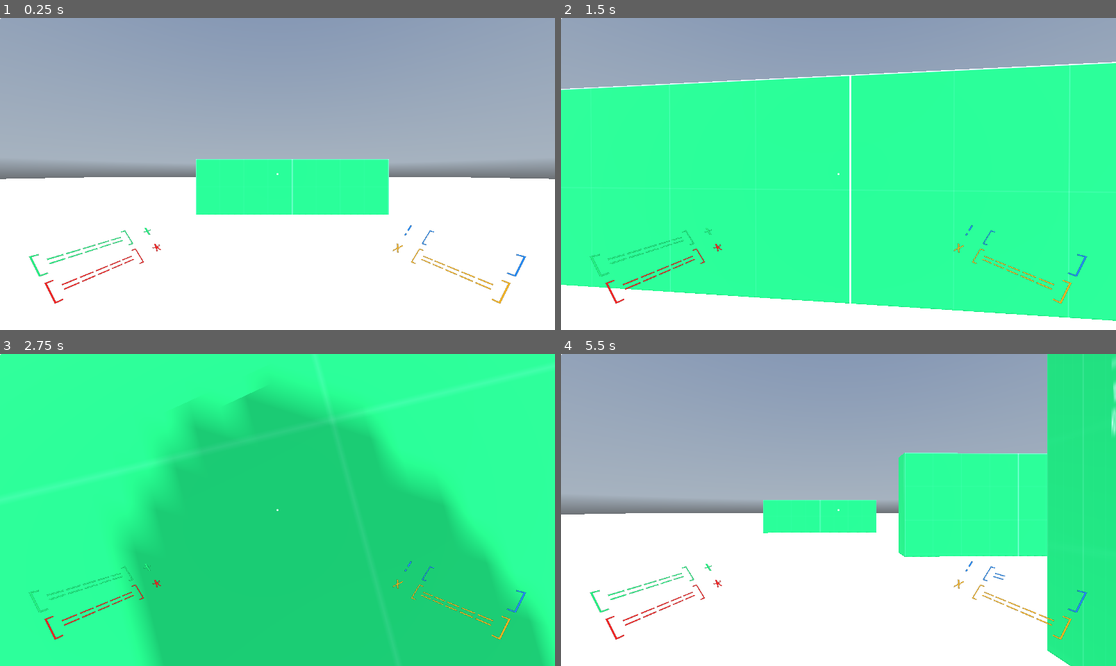
Above: before the commit, frames 1-4 (two rows, left to right).
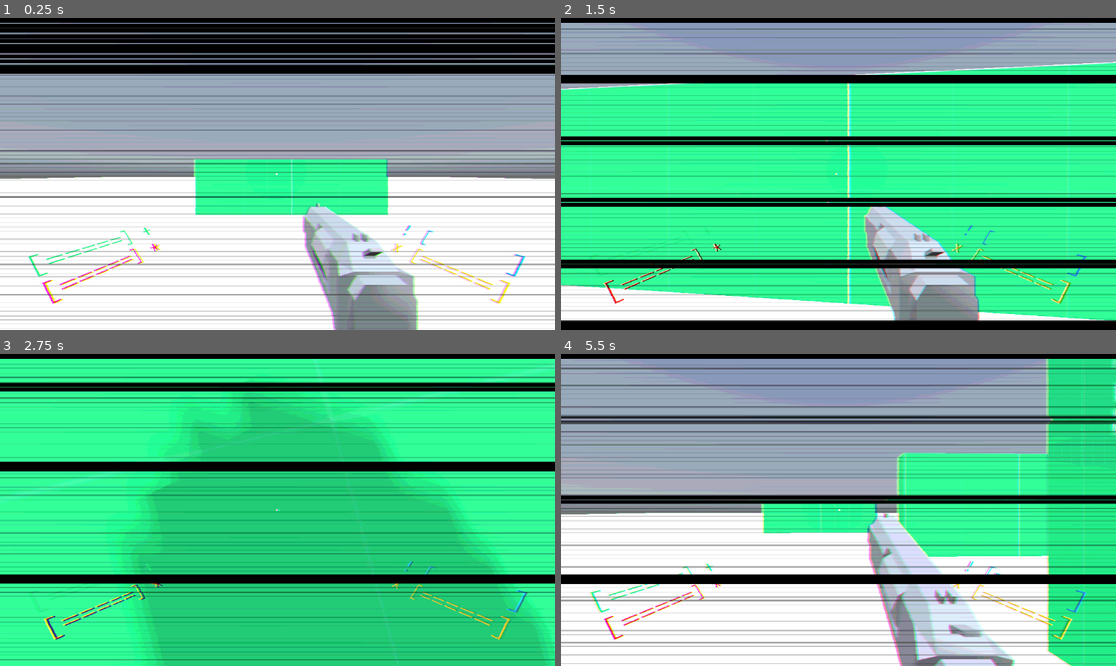
Above: after the commit, the same moments.

Repository: UPWRD1/game_fps
Game: Godot game, scene res://scenes/world.tscn
The game is run twice, just before and just after one commit, with the same random seed, the same clock (stepped at 60 frames per second) and the same inputs. A sky picture missing from this copy of the repository is replaced by a grey-blue gradient.
Inputs (mouse positions are in pixels of both pictures, inside the frame that each line leads up to):
- Up to frame 1 (0.25 s): no input
- Up to frame 2 (1.5 s): move the mouse to (866, 174) at 0.52 s; hold W (move_forward) from 0.53 s (still down); click (866, 174) at 0.6 s; tap Space (move_jump) at 0.77 s; move the mouse to (810, 174) at 1.27 s; tap E (do_sigact) at 1.35 s
- Up to frame 3 (2.75 s): keep holding W (move_forward); tap Space (move_jump) at 1.52 s; click (249, 510) at 1.55 s; move the mouse to (288, 503) at 2.02 s; tap Ctrl (move_crouch) at 2.1 s; click (288, 503) at 2.3 s
- Up to frame 4 (5.5 s): keep holding W (move_forward); move the mouse to (832, 516) at 2.77 s; tap Shift (move_sprint) at 2.85 s; tap Space (move_jump) at 3.02, 3.77, 4.52 s; click (832, 516) at 3.05 s; move the mouse to (877, 513) at 3.52 s; click (877, 513) at 3.6 s; move the mouse to (794, 506) at 4.27 s; click (794, 506) at 4.35 s; move the mouse to (844, 510) at 5.02 s; hold E (do_sigact) from 5.03 s (still down); click (844, 510) at 5.3 s

The runs differ from the first frame. In frame 1, 34% of the frame differs, in the area x 0-100%, y 0-100%; in frame 2, 32%; in frame 3, 23%; in frame 4, 30%.

Commit message:
updates 2

Diff:
--- a/data/player/player.gd
+++ b/data/player/player.gd
@@ -50,7 +50,8 @@
 	"timer": $Timer,
 	"glitch_shader": $head/camera/ColorRect,
 	"bw_shader": $head/camera/ColorRect/ColorRect2,
-	"hud_cam": $head/camera/Hud/CanvasLayer/SubViewportContainer/SubViewport/Camera3D
+	"hud_cam": $head/camera/Hud/CanvasLayer/SubViewportContainer/SubViewport/Camera3D,
+	"gun1": $head/camera/pew
 }
 
 @onready var player_vars = get_node("/root/PlayerVars")
@@ -114,7 +115,6 @@
 func _reset_camera_rotation():
 	parts.camera.rotation_degrees.z = lerp(parts.camera.rotation_degrees.z, 0.0, 0.1)
 
-
 func _ready():
 	world.pause.connect(_on_pause)
 	world.unpause.connect(_on_unpause)
@@ -187,6 +187,9 @@
 	parts.head.rotation_degrees.x -= event.relative.y * sensitivity
 	parts.head.rotation.x = clamp(parts.head.rotation.x, deg_to_rad(-90), deg_to_rad(90))
 
+func shoot():
+	var ani = parts.gun1.get_node("AnimationPlayer")
+	ani.play("default", 0)
 func _physics_process(delta):
 	wall_run(delta)
 	do_sigact()
@@ -216,7 +219,8 @@
 			state = State.JUMPING
 			jump()
 
-
+	if Input.is_action_just_pressed("mouse1"):
+		shoot()
 
 	var input_dir = Input.get_vector("move_left", "move_right", "move_forward", "move_backward")
 	direction = input_dir.normalized().rotated(-parts.head.rotation.y)
@@ -229,7 +233,6 @@
 	animation_bob(input_dir)
 
 	move_and_slide()
-
 
 func _input(event):
 	if event is InputEventMouseMotion:
--- a/data/player/player.tscn
+++ b/data/player/player.tscn
@@ -1,10 +1,11 @@
-[gd_scene load_steps=14 format=3 uid="uid://cwiu8nsyij4gn"]
+[gd_scene load_steps=15 format=3 uid="uid://cwiu8nsyij4gn"]
 
 [ext_resource type="Script" path="res://data/player/player.gd" id="1_u1w3t"]
 [ext_resource type="Shader" path="res://data/player/glitch.gdshader" id="2_epput"]
 [ext_resource type="Texture2D" uid="uid://bubwl36108v2r" path="res://data/cursors/crosshair001.png" id="2_nq3sk"]
 [ext_resource type="Shader" path="res://data/player/black_and_white.gdshader" id="2_wl38x"]
 [ext_resource type="PackedScene" uid="uid://cbfpia0gwba3w" path="res://hud.tscn" id="4_4nw8v"]
+[ext_resource type="PackedScene" uid="uid://kdlljg8egp8r" path="res://data/models/pew.dae" id="6_5x4d1"]
 
 [sub_resource type="Animation" id="Animation_saxjg"]
 resource_name = "head_bob"
@@ -77,10 +78,6 @@
 anchors_preset = 15
 anchor_right = 1.0
 anchor_bottom = 1.0
-offset_left = -576.0
-offset_top = -324.0
-offset_right = -576.0
-offset_bottom = -324.0
 grow_horizontal = 2
 grow_vertical = 2
 size_flags_vertical = 3
@@ -92,10 +89,15 @@
 anchors_preset = 15
 anchor_right = 1.0
 anchor_bottom = 1.0
+offset_right = -1152.0
+offset_bottom = -648.0
 grow_horizontal = 2
 grow_vertical = 2
 
 [node name="Hud" parent="head/camera" instance=ExtResource("4_4nw8v")]
+
+[node name="pew" parent="head/camera" instance=ExtResource("6_5x4d1")]
+transform = Transform3D(-6.55671e-09, 0, 0.15, 0, 0.15, 0, -0.15, 0, -6.55671e-09, 0.4, -0.6, -1.385)
 
 [node name="hud_camera" type="Camera2D" parent="head"]
 
--- /dev/null
+++ b/data/player/psx.gdshader
@@ -0,0 +1,72 @@
+shader_type canvas_item;
+
+render_mode unshaded;
+
+#define MAXCOLORS 16
+
+uniform bool enabled = true;
+uniform bool dithering = true;
+uniform int colors : hint_range(1, MAXCOLORS) = 12;
+uniform int dither_size: hint_range(0, 8) = 2;
+
+float dithering_pattern(ivec2 fragcoord) {
+	const float pattern[] = {
+		0.00, 0.50, 0.10, 0.65,
+		0.75, 0.25, 0.90, 0.35,
+		0.20, 0.70, 0.05, 0.50,
+		0.95, 0.40, 0.80, 0.30
+	};
+
+	int x = fragcoord.x % 4;
+	int y = fragcoord.y % 4;
+
+	return pattern[y * 4 + x];
+}
+
+float reduce_color(float raw, float dither, int depth) {
+	float div = 1.0 / float(depth);
+	float val = 0.0;
+	int i = 0;
+
+	while (i <= MAXCOLORS)
+	{
+		if (raw > div * (float(i + 1))) {
+			i = i + 1;
+			continue;
+		}
+
+		if (raw * float(depth) - float(i) <= dither * 0.999)
+		{
+			val = div * float(i);
+		}
+		else
+		{
+			val = div * float(i + 1);
+		}
+		return val;
+
+		i = i+1;
+	}
+
+	return val;
+}
+
+void fragment() {
+	vec4 raw = texture(TEXTURE, SCREEN_UV);
+	ivec2 uv = ivec2(FRAGCOORD.xy / float(dither_size));
+
+	if (enabled == true){
+		float dithering_value = 1.0;
+		if (dithering)
+		{
+			dithering_value = dithering_pattern(uv);
+		}
+
+		COLOR.r = reduce_color(raw.r, (dithering_value - 0.5) * dithering_value + 0.5, colors - 1);
+		COLOR.g = reduce_color(raw.g, (dithering_value - 0.5) * dithering_value + 0.5, colors - 1);
+		COLOR.b = reduce_color(raw.b, (dithering_value - 0.5) * dithering_value + 0.5, colors - 1);
+
+	} else {
+		COLOR.rgb = raw.rgb;
+	}
+}
--- a/hud.tscn
+++ b/hud.tscn
@@ -1,8 +1,18 @@
-[gd_scene load_steps=4 format=3 uid="uid://cbfpia0gwba3w"]
+[gd_scene load_steps=6 format=3 uid="uid://cbfpia0gwba3w"]
 
 [ext_resource type="FontFile" uid="uid://cg132hx1cuosq" path="res://data/fonts/IBMPlexMono-Regular.ttf" id="1_fhwjs"]
 [ext_resource type="Script" path="res://hud.gd" id="1_l4oh1"]
 [ext_resource type="Texture2D" uid="uid://bubwl36108v2r" path="res://data/cursors/crosshair001.png" id="2_acna1"]
+[ext_resource type="Shader" path="res://data/player/glitch.gdshader" id="3_qg6as"]
+
+[sub_resource type="ShaderMaterial" id="ShaderMaterial_yksyc"]
+resource_local_to_scene = true
+shader = ExtResource("3_qg6as")
+shader_parameter/shake = 0.015
+shader_parameter/noiseQuality = 250.0
+shader_parameter/noiseIntensity = 0.001
+shader_parameter/offsetIntensity = 0.05
+shader_parameter/colorOffsetIntensity = 0.5
 
 [node name="Node2D" type="Node2D"]
 light_mask = 2
@@ -91,3 +101,16 @@
 
 [node name="crosshair" type="Sprite2D" parent="CanvasLayer"]
 texture = ExtResource("2_acna1")
+
+[node name="ColorRect" type="ColorRect" parent="CanvasLayer"]
+top_level = true
+light_mask = 2
+visibility_layer = 2
+z_index = 2
+material = SubResource("ShaderMaterial_yksyc")
+anchors_preset = 15
+anchor_right = 1.0
+anchor_bottom = 1.0
+grow_horizontal = 2
+grow_vertical = 2
+size_flags_vertical = 3
--- a/project.godot
+++ b/project.godot
@@ -18,6 +18,11 @@
 [autoload]
 
 PlayerVars="*res://player_vars.gd"
+
+[filesystem]
+
+import/blender/enabled.android=true
+import/blender/enabled.web=true
 
 [input]
 
@@ -66,3 +71,8 @@
 "events": [Object(InputEventKey,"resource_local_to_scene":false,"resource_name":"","device":-1,"window_id":0,"alt_pressed":false,"shift_pressed":false,"ctrl_pressed":false,"meta_pressed":false,"pressed":false,"keycode":0,"physical_keycode":69,"key_label":0,"unicode":101,"echo":false,"script":null)
 ]
 }
+mouse1={
+"deadzone": 0.5,
+"events": [Object(InputEventMouseButton,"resource_local_to_scene":false,"resource_name":"","device":-1,"window_id":0,"alt_pressed":false,"shift_pressed":false,"ctrl_pressed":false,"meta_pressed":false,"button_mask":0,"position":Vector2(0, 0),"global_position":Vector2(0, 0),"factor":1.0,"button_index":1,"canceled":false,"pressed":false,"double_click":false,"script":null)
+]
+}
--- /dev/null
+++ b/scenes/pew.tscn
@@ -0,0 +1,5 @@
+[gd_scene load_steps=2 format=3 uid="uid://dkfrsqiawumn0"]
+
+[ext_resource type="PackedScene" uid="uid://kdlljg8egp8r" path="res://data/models/pew.dae" id="1_p3gep"]
+
+[node name="pew" instance=ExtResource("1_p3gep")]
--- a/scenes/world.tscn
+++ b/scenes/world.tscn
@@ -1,10 +1,18 @@
-[gd_scene load_steps=12 format=3 uid="uid://dvbgf6drv86br"]
+[gd_scene load_steps=14 format=3 uid="uid://dvbgf6drv86br"]
 
 [ext_resource type="PackedScene" uid="uid://cwiu8nsyij4gn" path="res://data/player/player.tscn" id="1_tnv5a"]
 [ext_resource type="Script" path="res://data/scripts/world.gd" id="1_x87ln"]
 [ext_resource type="Texture2D" uid="uid://bfmbndv1sge56" path="res://data/sky.exr" id="3_5hgqm"]
 [ext_resource type="Texture2D" uid="uid://cknnpbe7gnutf" path="res://data/prototype/Green/texture_01.png" id="3_hpn24"]
 [ext_resource type="Texture2D" uid="uid://cjmy06h4u2c4r" path="res://data/prototype/Orange/texture_01.png" id="4_x8haq"]
+[ext_resource type="Shader" path="res://data/player/psx.gdshader" id="6_4ff7y"]
+
+[sub_resource type="ShaderMaterial" id="ShaderMaterial_xmxeg"]
+shader = ExtResource("6_4ff7y")
+shader_parameter/enabled = true
+shader_parameter/dithering = true
+shader_parameter/colors = 16
+shader_parameter/dither_size = 0
 
 [sub_resource type="PanoramaSkyMaterial" id="PanoramaSkyMaterial_6bxyf"]
 panorama = ExtResource("3_5hgqm")
@@ -31,131 +39,143 @@
 
 [sub_resource type="StandardMaterial3D" id="StandardMaterial3D_b7tet"]
 
-[node name="world" type="Node3D"]
+[node name="SubViewportContainer" type="SubViewportContainer"]
+z_index = 1
+material = SubResource("ShaderMaterial_xmxeg")
+offset_right = 40.0
+offset_bottom = 40.0
+
+[node name="SubViewport" type="SubViewport" parent="."]
+handle_input_locally = false
+size = Vector2i(1152, 648)
+size_2d_override = Vector2i(1152, 648)
+render_target_update_mode = 4
+
+[node name="world" type="Node3D" parent="SubViewport"]
 script = ExtResource("1_x87ln")
 
-[node name="player" parent="." instance=ExtResource("1_tnv5a")]
+[node name="player" parent="SubViewport/world" instance=ExtResource("1_tnv5a")]
 transform = Transform3D(1, 0, 0, 0, 1, 0, 0, 0, 1, 0, 3, 0)
 
-[node name="environment" type="WorldEnvironment" parent="."]
+[node name="environment" type="WorldEnvironment" parent="SubViewport/world"]
 environment = SubResource("Environment_xj5u1")
 
-[node name="sun" type="DirectionalLight3D" parent="."]
+[node name="sun" type="DirectionalLight3D" parent="SubViewport/world"]
 transform = Transform3D(0.933167, 0.309879, -0.182139, 0, 0.506726, 0.862107, 0.359443, -0.80449, 0.47286, 0, 0, 0)
 shadow_enabled = true
 shadow_opacity = 0.67
 shadow_blur = 3.323
 
-[node name="geometry" type="Node3D" parent="."]
+[node name="geometry" type="Node3D" parent="SubViewport/world"]
 
-[node name="CSGBox3D8" type="CSGBox3D" parent="geometry"]
+[node name="CSGBox3D8" type="CSGBox3D" parent="SubViewport/world/geometry"]
 transform = Transform3D(1, 0, 0, 0, -4.37114e-08, -1, 0, 1, -4.37114e-08, 0.922487, -2.89566, -13.1517)
 use_collision = true
 size = Vector3(12, 1, 14)
 material = SubResource("StandardMaterial3D_jxrtg")
 
-[node name="CSGBox3D1" type="CSGBox3D" parent="geometry"]
+[node name="CSGBox3D1" type="CSGBox3D" parent="SubViewport/world/geometry"]
 use_collision = true
 size = Vector3(12, 1, 14)
 material = SubResource("StandardMaterial3D_jxrtg")
 
-[node name="CSGBox3D2" type="CSGBox3D" parent="geometry"]
+[node name="CSGBox3D2" type="CSGBox3D" parent="SubViewport/world/geometry"]
 transform = Transform3D(1, 0, 0, 0, 0.893982, 0.448102, 0, -0.448102, 0.893982, 0, 3.08875, 13.0011)
 use_collision = true
 size = Vector3(12, 1, 14)
 material = SubResource("StandardMaterial3D_jxrtg")
 
-[node name="CSGBox3D3" type="CSGBox3D" parent="geometry"]
+[node name="CSGBox3D3" type="CSGBox3D" parent="SubViewport/world/geometry"]
 transform = Transform3D(1, 0, 0, 0, 1, 0, 0, 0, 1, -12, 6.174, 12.038)
 use_collision = true
 size = Vector3(12, 1, 14)
 material = SubResource("StandardMaterial3D_jxrtg")
 
-[node name="CSGBox3D4" type="CSGBox3D" parent="geometry"]
+[node name="CSGBox3D4" type="CSGBox3D" parent="SubViewport/world/geometry"]
 transform = Transform3D(1, 0, 0, 0, 1, 0, 0, 0, 1, -17.4952, 11.9374, 12.0381)
 use_collision = true
 size = Vector3(1, 10.5584, 14)
 material = SubResource("StandardMaterial3D_i11u5")
 
-[node name="CSGBox3D5" type="CSGBox3D" parent="geometry"]
+[node name="CSGBox3D5" type="CSGBox3D" parent="SubViewport/world/geometry"]
 transform = Transform3D(1, 0, 0, 0, 1, 0, 0, 0, 1, 12, 0, 0)
 use_collision = true
 size = Vector3(12, 1, 14)
 material = SubResource("StandardMaterial3D_jxrtg")
 
-[node name="CSGBox3D6" type="CSGBox3D" parent="geometry"]
+[node name="CSGBox3D6" type="CSGBox3D" parent="SubViewport/world/geometry"]
 transform = Transform3D(1, 0, 0, 0, 1, 0, 0, 0, 1, 0, 0, -14)
 use_collision = true
 size = Vector3(12, 1, 14)
 material = SubResource("StandardMaterial3D_jxrtg")
 
-[node name="CSGBox3D7" type="CSGBox3D" parent="geometry"]
+[node name="CSGBox3D7" type="CSGBox3D" parent="SubViewport/world/geometry"]
 transform = Transform3D(1, 0, 0, 0, 1, 0, 0, 0, 1, 12, 0, -14)
 use_collision = true
 size = Vector3(12, 1, 14)
 material = SubResource("StandardMaterial3D_jxrtg")
 
-[node name="CSGBox3D9" type="CSGBox3D" parent="geometry"]
+[node name="CSGBox3D9" type="CSGBox3D" parent="SubViewport/world/geometry"]
 transform = Transform3D(1, 0, 0, 0, -4.37114e-08, -1, 0, 1, -4.37114e-08, 12, -1, 6)
 use_collision = true
 size = Vector3(12, 1, 14)
 material = SubResource("StandardMaterial3D_jxrtg")
 
-[node name="CSGBox3D10" type="CSGBox3D" parent="geometry"]
+[node name="CSGBox3D10" type="CSGBox3D" parent="SubViewport/world/geometry"]
 transform = Transform3D(1, 0, 0, 0, -4.37114e-08, -0.999999, 0, 0.999999, -4.37114e-08, 12, -1, -2)
 use_collision = true
 size = Vector3(12, 1, 14)
 material = SubResource("StandardMaterial3D_jxrtg")
 
-[node name="CSGBox3D11" type="CSGBox3D" parent="geometry"]
+[node name="CSGBox3D11" type="CSGBox3D" parent="SubViewport/world/geometry"]
 transform = Transform3D(1, 0, 0, 0, 1, 0, 0, 0, 1, 24, 0, -14)
 use_collision = true
 size = Vector3(12, 1, 14)
 material = SubResource("StandardMaterial3D_jxrtg")
 
-[node name="CSGBox3D12" type="CSGBox3D" parent="geometry"]
+[node name="CSGBox3D12" type="CSGBox3D" parent="SubViewport/world/geometry"]
 transform = Transform3D(1, 0, 0, 0, 1, 0, 0, 0, 1, 36, 0, -14)
 use_collision = true
 size = Vector3(12, 1, 14)
 material = SubResource("StandardMaterial3D_jxrtg")
 
-[node name="CSGBox3D13" type="CSGBox3D" parent="geometry"]
+[node name="CSGBox3D13" type="CSGBox3D" parent="SubViewport/world/geometry"]
 transform = Transform3D(1, 0, 0, 0, 1, 0, 0, 0, 1, 24, 0, -0.0804291)
 use_collision = true
 size = Vector3(12, 1, 14)
 material = SubResource("StandardMaterial3D_jxrtg")
 
-[node name="CSGBox3D14" type="CSGBox3D" parent="geometry"]
+[node name="CSGBox3D14" type="CSGBox3D" parent="SubViewport/world/geometry"]
 transform = Transform3D(1, 0, 0, 0, 1, 0, 0, 0, 1, 36, 0, -0.0804291)
 use_collision = true
 size = Vector3(12, 1, 14)
 material = SubResource("StandardMaterial3D_jxrtg")
 
-[node name="CSGBox3D15" type="CSGBox3D" parent="geometry"]
+[node name="CSGBox3D15" type="CSGBox3D" parent="SubViewport/world/geometry"]
 transform = Transform3D(1, 0, 0, 0, -4.37114e-08, -1, 0, 1, -4.37114e-08, 24.0178, -1, 6)
 use_collision = true
 size = Vector3(12, 1, 14)
 material = SubResource("StandardMaterial3D_jxrtg")
 
-[node name="CSGBox3D16" type="CSGBox3D" parent="geometry"]
+[node name="CSGBox3D16" type="CSGBox3D" parent="SubViewport/world/geometry"]
 transform = Transform3D(1, 0, 0, 0, -4.37114e-08, -0.999999, 0, 0.999999, -4.37114e-08, 24.0178, -1, -2)
 use_collision = true
 size = Vector3(12, 1, 14)
 material = SubResource("StandardMaterial3D_jxrtg")
 
-[node name="CSGBox3D17" type="CSGBox3D" parent="geometry"]
+[node name="CSGBox3D17" type="CSGBox3D" parent="SubViewport/world/geometry"]
 transform = Transform3D(1, 0, 0, 0, -4.37114e-08, -1, 0, 1, -4.37114e-08, 35.2698, -1, 6)
 use_collision = true
 size = Vector3(12, 1, 14)
 material = SubResource("StandardMaterial3D_jxrtg")
 
-[node name="CSGBox3D18" type="CSGBox3D" parent="geometry"]
+[node name="CSGBox3D18" type="CSGBox3D" parent="SubViewport/world/geometry"]
 transform = Transform3D(-0.00741756, 0.999971, -4.37102e-08, 1.38779e-17, -4.37114e-08, -0.999999, -0.999972, -0.00741755, 3.24232e-10, 30.5197, -1, -7.65583)
 use_collision = true
 size = Vector3(12, 1, 14)
 material = SubResource("StandardMaterial3D_jxrtg")
 
-[node name="CSGBox3D19" type="CSGBox3D" parent="geometry"]
+[node name="CSGBox3D19" type="CSGBox3D" parent="SubViewport/world/geometry"]
 transform = Transform3D(23.63, 0, 0, 0, 1, 0, 0, 0, 23.63, 0, 0.132668, 0)
 use_collision = true
 size = Vector3(12, 1, 14)
Not shown, added: data/models/pew.dae
Not shown, added: data/models/pew.dae.import
